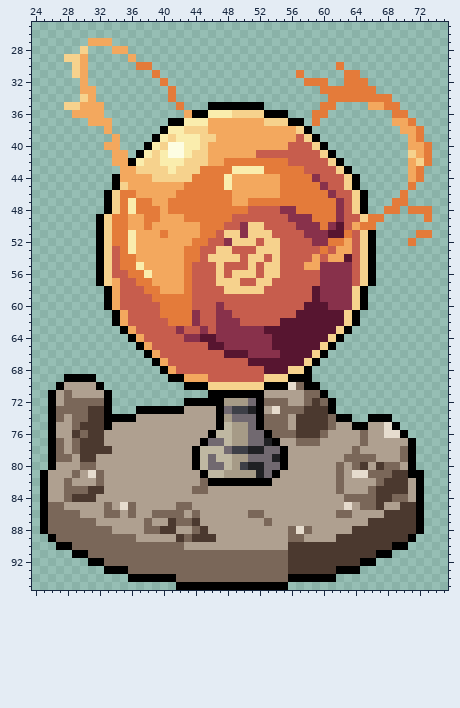
One commit to this pixel-art file: packages/client/src/assets/icons{m}/unit-earth-shrine-of-knowledge.aseprite. Above is the file before it was changed.
96x96 pixels, 1 frame. Shown: x 24..75, y 25..95.
The same view after the edit:
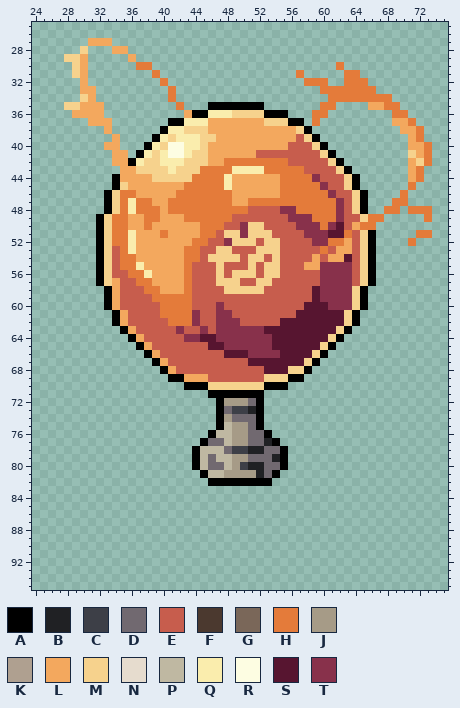
Palette (. is transparent): A #000000  B #202124  C #3d3f47  D #716970  E #c75d4d  F #4b392f  G #7a6759  H #e47b3a  J #a69b87  K #afa090  L #f3a85e  M #f6d28d  N #e6dcce  P #bfb8a2  Q #faedad  R #fdfde2  S #571530  T #88314b
Difference:
layer "Layer 2" now hidden
y 69: x 28..31 AAAA -> ....; x 58 A -> .
y 70: x 27..32 AKKKKA -> ......; x 56..59 NGAA -> ....
y 71: x 26..33 AKGKKKKA -> ........; x 53..60 KKKKKGGA -> ........
y 72: x 26..33 AKGGGGGA -> ........; x 43..46 AAAA -> ....; x 53..61 GGGKKGFGA -> .........
y 73: x 26..33 AGGGGFFA -> ........; x 37..46 AAAAAAKKKK -> ..........; x 53..61 KNGGGFFFA -> .........
y 74: x 26..46 AGKGGFFAAAAKKKKKKKKKK -> .....................; x 53..63 GGGKFFFFGAA -> ...........; x 66..68 AAA -> ...
y 75: x 26..46 AKKGFFFAKKKKKKKKKKKKK -> .....................; x 53..69 GGGKFFFFGKKAAKKNA -> .................
y 76: x 26..45 AKKFGFFKKKKKKKKKKKKK -> ....................; x 54..70 GGGFFFGKKKKGKKNNA -> .................
y 77: x 26..44 AGKGFFFKKKKKKKKKKKK -> ...................; x 55..71 KKGGGKKKKKGKKKKKA -> .................
y 78: x 26..43 AGKGFFFFKKKKKKKKKK -> ..................; x 56..71 KKKKKKKKGKKKKKGA -> ................
y 79: x 26..43 AGGKFFKKKKKKKKKKKK -> ..................; x 56..71 KKKKKKKGGGGKKKGA -> ................
y 80: x 26..43 AKKKGGKKKKKKKKKKKK -> ..................; x 56..71 KKKKKKGKGFKFGGKA -> ................
y 81: x 25..44 AKKKGKNGKKKKKKKKKKKK -> ....................; x 55..72 KKKKKKKGKNNGGGFFAA -> ..................
y 82: x 25..45 AKKGKKKGKKKKKKKKKKKKG -> .....................; x 54..72 KKKKKKKKGKKKKGFFFKA -> ...................
y 83: x 25..72 AKKGGGFFKKKKKKKKKKKGGKKKKKKKKKKKKKKKKGKKKGFFFFKA -> ................................................
y 84: x 25..72 AKKGFFFKKKKKKKKKKKKKKKKKKKKKKKKKKKKKKKGGGGFFGGKA -> ................................................
y 85: x 25..72 AGGKKKKKGKNGKKKKKGGKKKKKKKKKKKKKKKKKKKNKGGFKKFFA -> ................................................
y 86: x 25..72 AGGGGKKKGGKGKKGGGGKGKKKKKKGGKKKKKKKKKGGKKKKFFFFA -> ................................................
y 87: x 25..72 AGGGGGGKKKKKKGKKFGGFKKKKKKKKGKKKKKKKKKKKKFFFFFFA -> ................................................
y 88: x 25..72 AGGGGGGGGKKKKGGFFKKGFKKKKKKKKKKGNGKKKKKFFFFFFFFA -> ................................................
y 89: x 26..71 AGGGGGGGGGGKKKKKFGFFFKKKKKKKKKGGKKKKFFFFFFFFFA -> ..............................................
y 90: x 27..70 AAGGGGGGGGGGGGGGKKKKKKKKKKKKKFFFFFFFFFFFFFAA -> ............................................
y 91: x 29..68 AAGGGGGGGGGGGGGGGGGGGGGGGGGFFFFFFFFFFFAA -> ........................................
y 92: x 31..66 AAGGGGGGGGGGGGGGGGGGGGGGGFFFFFFFFFAA -> ....................................
y 93: x 33..64 AAAGGGGGGGGGGGGGGGGGGGGFFFFFFAAA -> ................................
y 94: x 36..61 AAAAAAGGGGGGGGGGGGGGAAAAAA -> ..........................
y 95: x 42..55 AAAAAAAAAAAAAA -> ..............
Changed places in both pictures, as pixel boxes (x1, y1, x2, y2):
erased: (40, 374, 424, 590)
